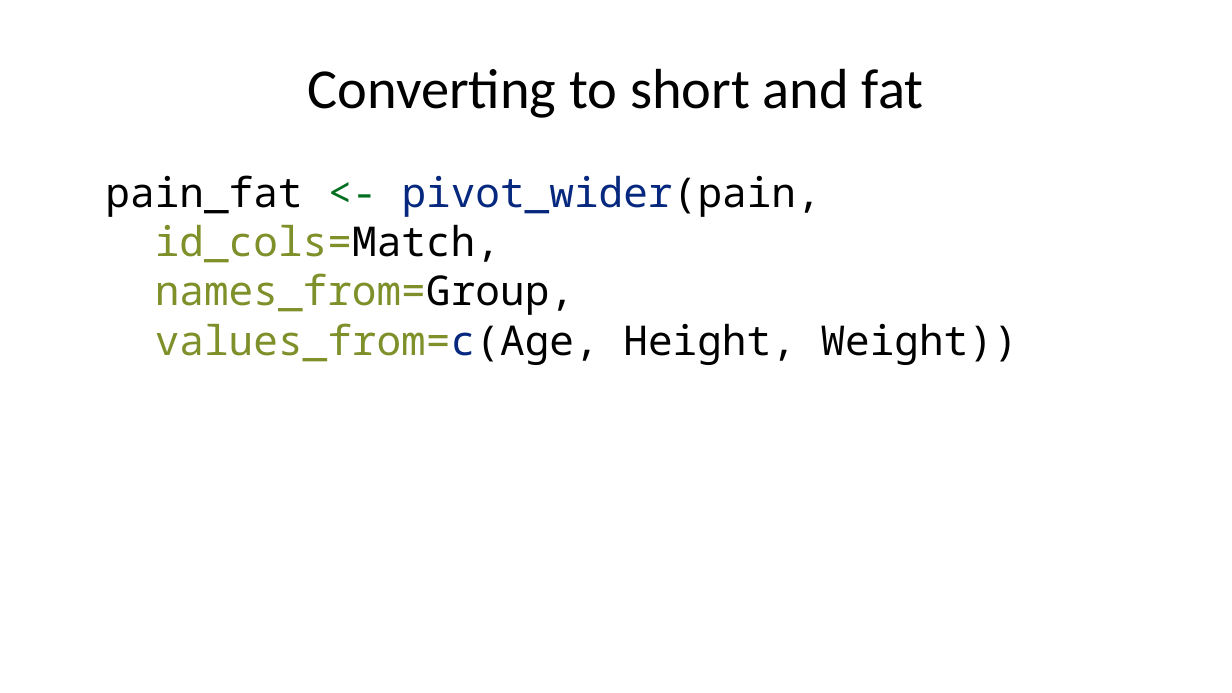
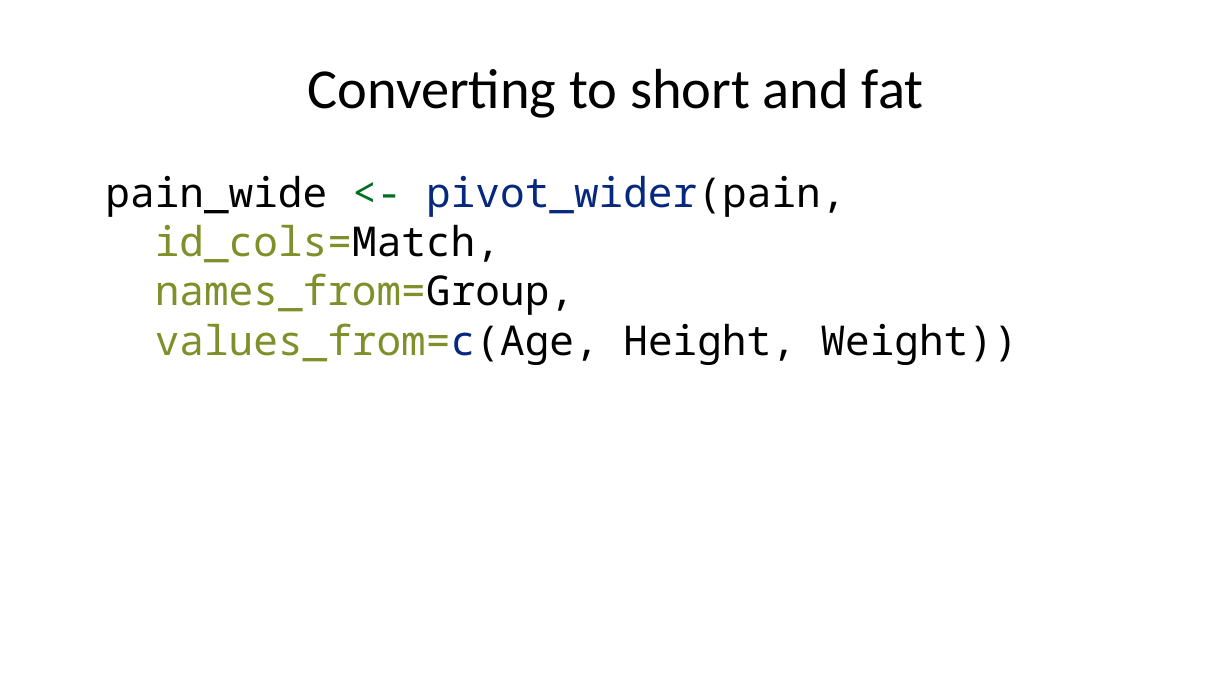
Before and after one commit to pmean/classes, a slide deck: slide 38 of introduction-to-r/results/v06-slides-and-speaker-notes.pptx. Drawn at 1232x693 pixels with LibreOffice and Linux fonts; fonts in the diff are those of the drawing. Boxes give left, top, right and bottom in pixels: in the first picture for what was removed or moved away, otherwise in the second. Text is boxed around its words. In the diff, an @@ line names an element or a change of style, - is before the commit and + after.

```diff
--- a/introduction-to-r/results/v06-slides-and-speaker-notes.pptx
+++ b/introduction-to-r/results/v06-slides-and-speaker-notes.pptx
@@ text at [105, 175, 1018, 365]: text changed @@
-pain_fat <- pivot_wider(pain,
-id_cols=Match,
-names_from=Group,
-values_from=c(Age, Height, Weight))
+pain_wide <- pivot_wider(pain,
+id_cols=Match,
+names_from=Group,
+values_from=c(Age, Height, Weight))
```
Also in this commit, not shown: 15 other slides changed, 2 slides added, 5 other files.
